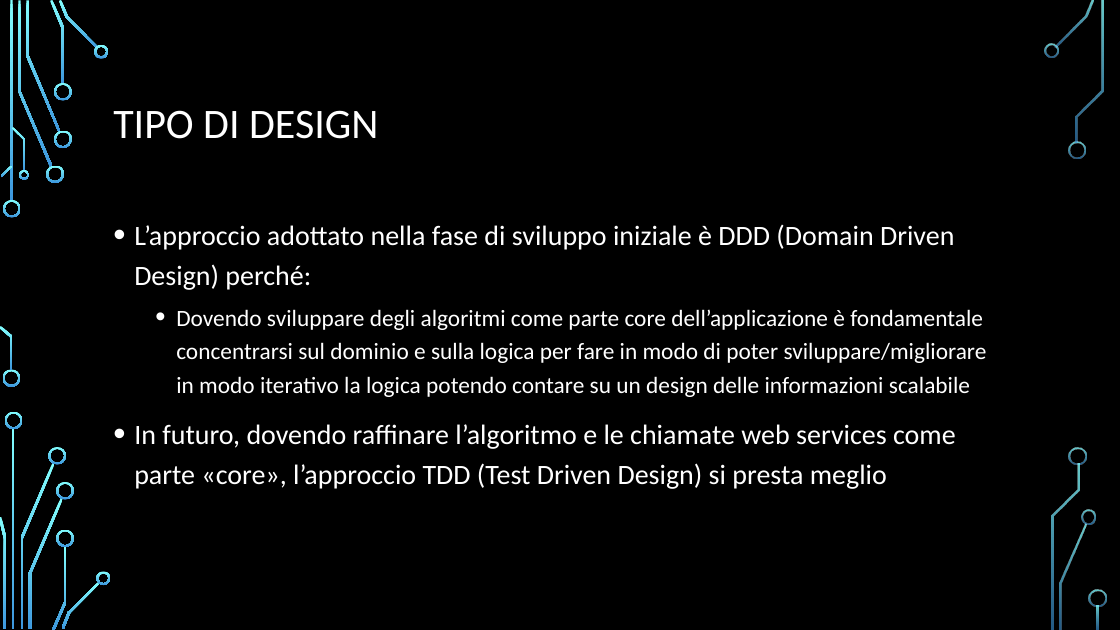
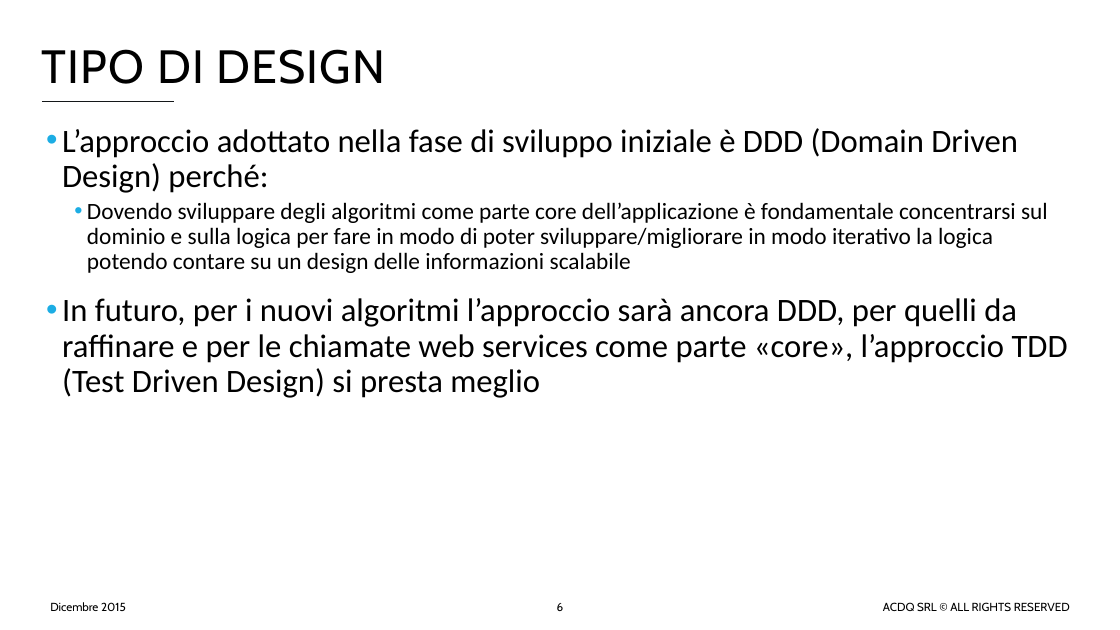
Before and after one commit to acdqsrl/Project-Board, a slide deck: slide 6 of app/static/docs/ACDQ_sw.pptx. Drawn at 1120x630 pixels with LibreOffice and Linux fonts; fonts in the diff are those of the drawing; background and template pictures are left out. Boxes give left, top, right and bottom in pixels: in the first picture for what was removed or moved away, otherwise in the second. Text is boxed around its words. In the diff, an @@ line names an element or a change of style, - is before the commit and + after.

```diff
--- a/app/static/docs/ACDQ_sw.pptx
+++ b/app/static/docs/ACDQ_sw.pptx
@@ background picture (left out) to #FFFFFF @@
@@ title "TIPO DI DESIGN": place and size @@
-title "TIPO DI DESIGN" at box(113, 110, 378, 139)
+title "TIPO DI DESIGN" at box(42, 49, 386, 84)
@@ title "TIPO DI DESIGN" at box(42, 49, 386, 84): size 36 to 40 pt, font Calibri to Cabin, text colour #FFFFFF to #000000, letter spacing 0 to 1 pt; line spacing 0.9 to 1 @@
@@ line added from (42, 102) to (174, 102), #141719 1.5 pt @@
@@ text "L’approccio adottato nella fase di ...": place and size @@
-text "L’approccio adottato nella fase di ..." at box(134, 225, 987, 489)
+text "L’approccio adottato nella fase di ..." at box(62, 128, 1068, 398)
@@ text at box(62, 128, 1048, 273): size 24 to 28 pt in "L’approccio adottato nella fase di sviluppo iniziale ..."; text colour #FFFFFF to #000000 in "L’approccio adottato nella fase di sviluppo iniziale ...", "Dovendo sviluppare degli algoritmi come parte core ..."; indent changed; line spacing 1.2 to 0.9; more space between paragraphs @@
@@ text at box(62, 298, 1068, 398): text changed; size 24 to 28 pt; text colour #FFFFFF to #000000 @@
-• In futuro, dovendo raffinare l’algoritmo e le chiamate web services come parte «core», l’approccio TDD (Test Driven Design) si presta meglio
+• In futuro, per i nuovi algoritmi l’approccio sarà ancora DDD, per quelli da raffinare e per le chiamate web services come parte «core», l’approccio TDD (Test Driven Design) si presta meglio
@@ text added at box(50, 602, 126, 611), 10 pt, text #000000 @@
+Dicembre 2015
@@ page number added at box(557, 603, 564, 611), 10 pt, text #000000 @@
+6
@@ text added at box(883, 602, 1070, 611), 10 pt, text #000000 @@
+ACDQ SRL © ALL RIGHTS RESERVED
@@ group removed at box(0, 0, 1107, 630): 33 freeform shapes, 3 rectangles @@
```
Also in this commit, not shown: 7 other slides changed.
